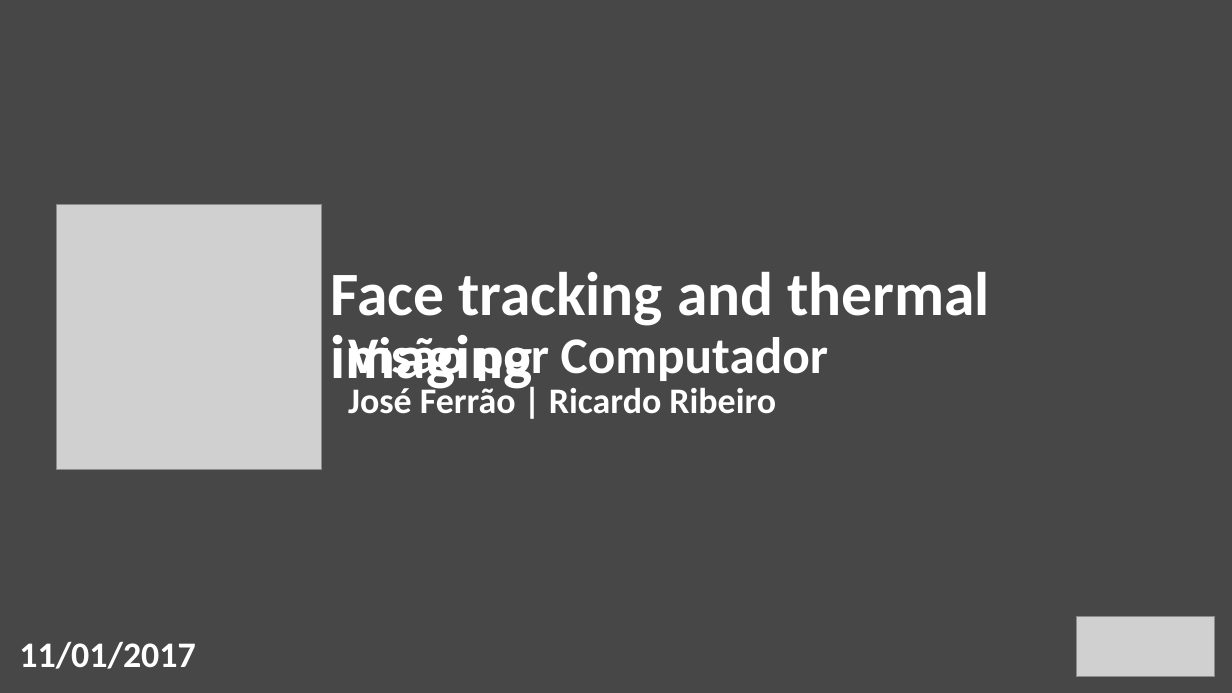
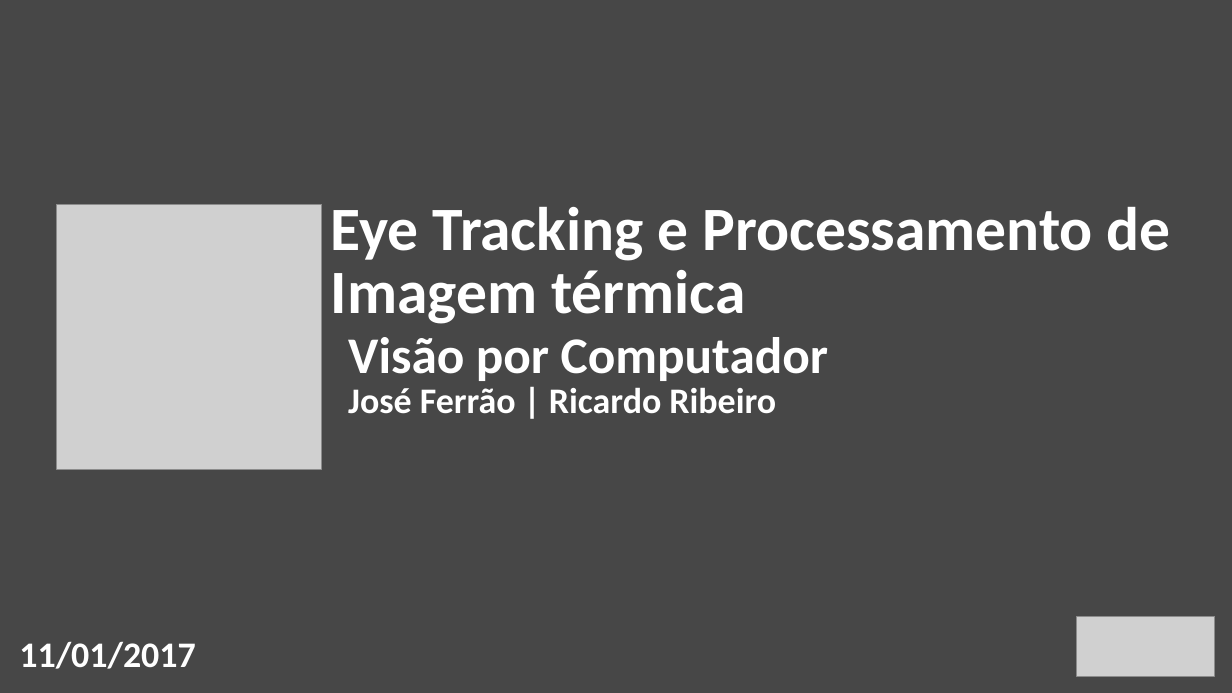
Before and after one commit to RRibeiro8/vc_projecto, a slide deck: slide 1 of docs/Presentation.pptx. Drawn at 1232x693 pixels with LibreOffice and Linux fonts; fonts in the diff are those of the drawing; grey boxes stand for pictures. Boxes give left, top, right and bottom in pixels: in the first picture for what was removed or moved away, otherwise in the second. Text is boxed around its words. In the diff, an @@ line names an element or a change of style, - is before the commit and + after.

Commit message:
Apresentação final

```diff
--- a/docs/Presentation.pptx
+++ b/docs/Presentation.pptx
@@ text at bbox=[331, 207, 1171, 324]: text changed @@
-Face tracking and thermal imaging
+Eye Tracking e Processamento de Imagem térmica
```
